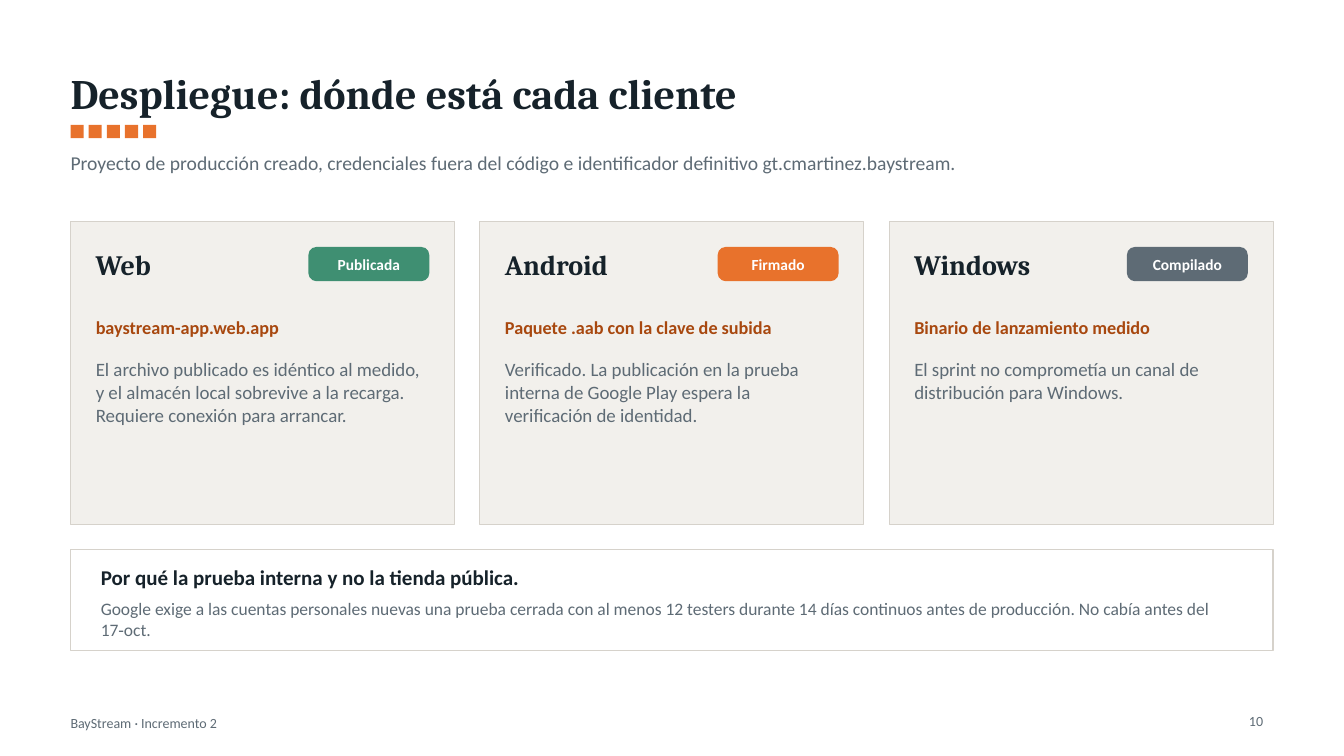
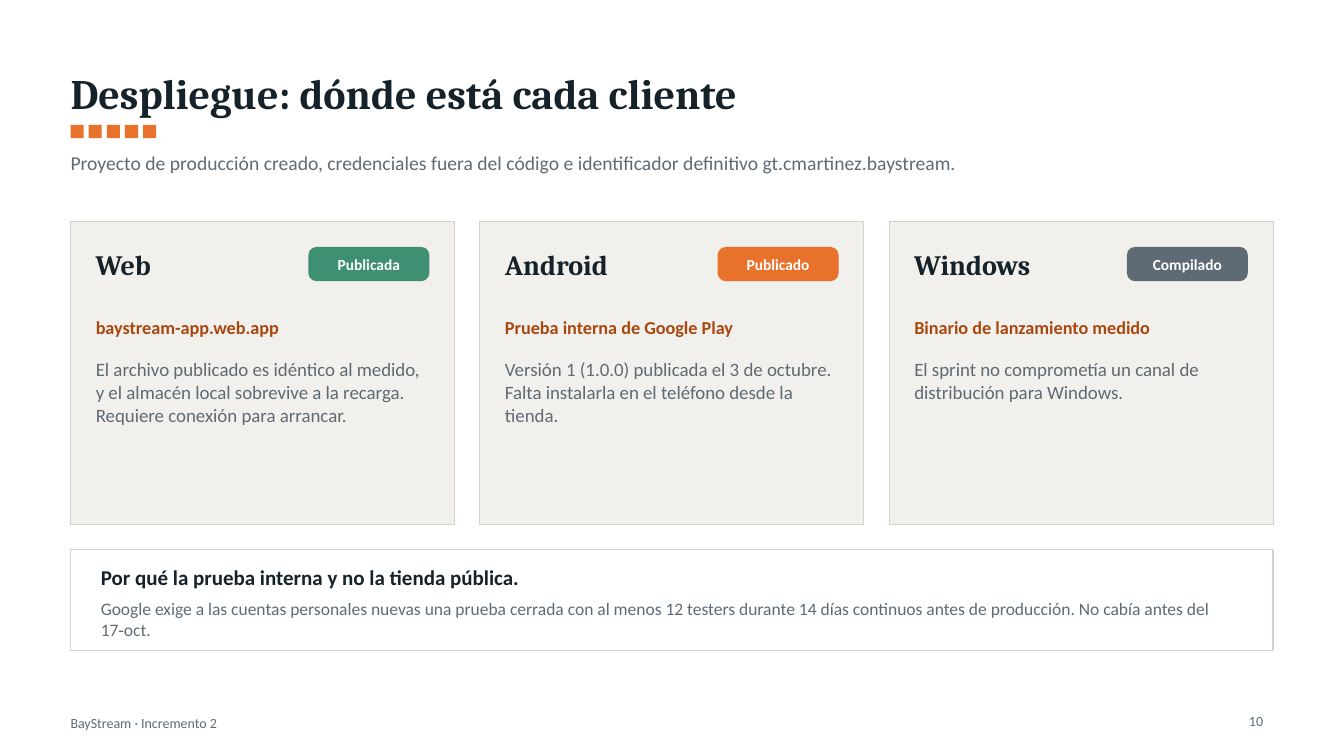
Before and after one commit to YovaWarrior/Proyecto-BayStream, a slide deck: slide 10 of docs/BayStream_Incremento2_Presentacion.pptx. Drawn at 1344x756 pixels with LibreOffice and Linux fonts; fonts in the diff are those of the drawing. Boxes give left, top, right and bottom in pixels: in the first picture for what was removed or moved away, otherwise in the second. Text is boxed around its words. In the diff, an @@ line names an element or a change of style, - is before the commit and + after.

Commit message:
Sprint 2: T-49 publicada en la prueba interna de Google Play
Decision 10.45. Version 1 (1.0.0) publicada el 3-oct; T-49 sigue en curso hasta instalarla en el Honor desde Play. Tablero v32, documento y presentacion del Incremento 2 al 3-oct.

```diff
--- a/docs/BayStream_Incremento2_Presentacion.pptx
+++ b/docs/BayStream_Incremento2_Presentacion.pptx
@@ text at (x1=747, y1=259, x2=810, y2=270): text changed @@
-Firmado
+Publicado
@@ text at (x1=505, y1=321, x2=733, y2=337): text changed @@
-Paquete .aab con la clave de subida
+Prueba interna de Google Play
@@ text at (x1=505, y1=362, x2=831, y2=422): text changed @@
-Verificado. La publicación en la prueba interna de Google Play espera la verificación de identidad.
+Versión 1 (1.0.0) publicada el 3 de octubre. Falta instalarla en el teléfono desde la tienda.
```
Also in this commit, not shown: 4 other slides changed, 3 other files.
